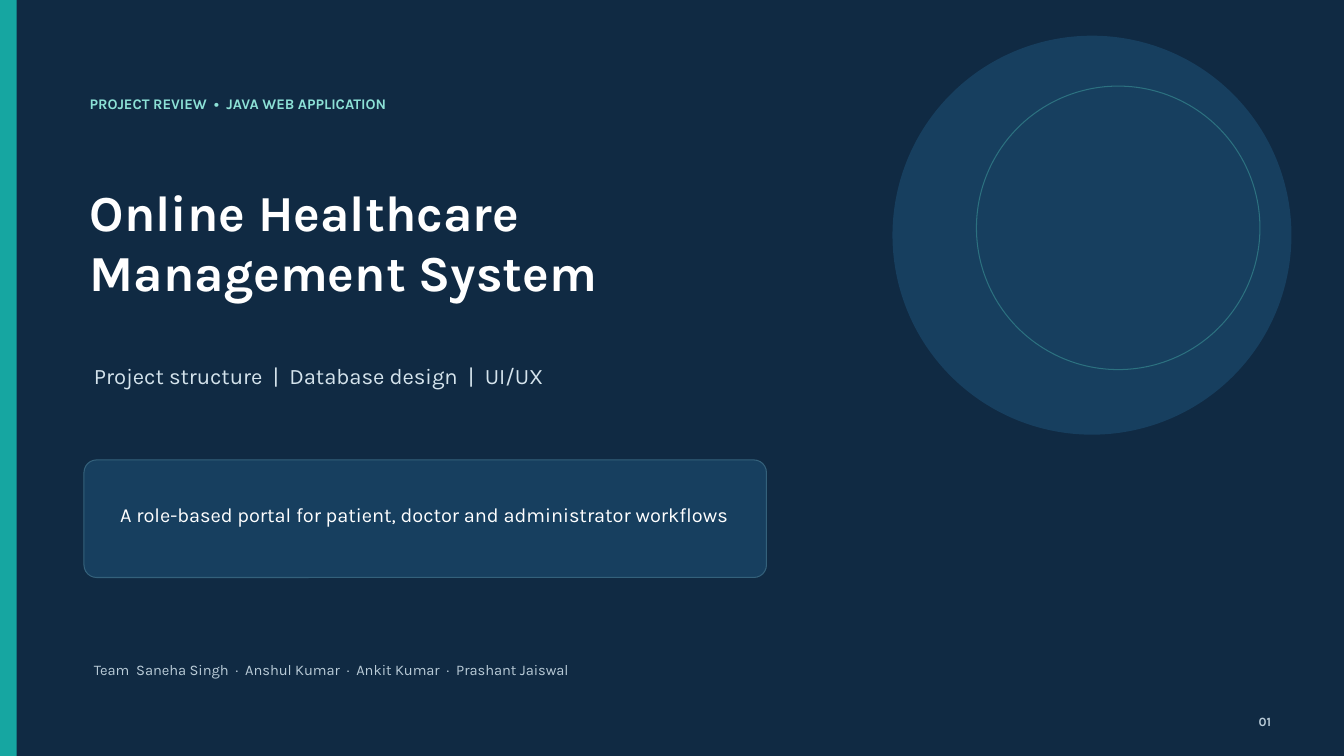
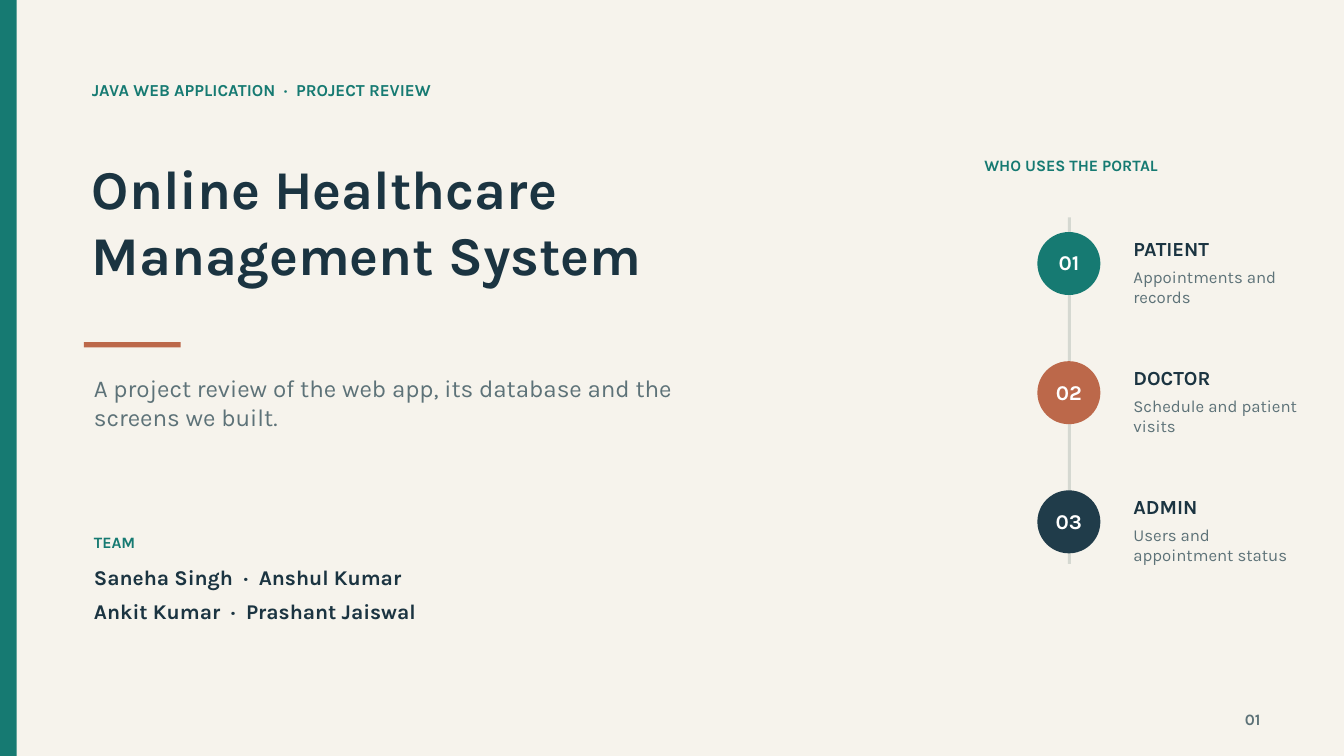
Before and after one commit to sanehasingh01/Online-Healthcare-Management-System, a slide deck: slide 1 of docs/Healthcare-Management-Project-Review.pptx. Drawn at 1344x756 pixels with LibreOffice and Linux fonts; fonts in the diff are those of the drawing. Boxes give left, top, right and bottom in pixels: in the first picture for what was removed or moved away, otherwise in the second. Text is boxed around its words. In the diff, an @@ line names an element or a change of style, - is before the commit and + after.

Commit message:
Redesign healthcare project review deck

```diff
--- a/docs/Healthcare-Management-Project-Review.pptx
+++ b/docs/Healthcare-Management-Project-Review.pptx
@@ background #102A43 to #F6F3EC @@
@@ rectangle at [0,0,17,756]: fill #16A6A1 to #167A72 @@
@@ ellipse removed at [892,35,1292,435] @@
@@ text at [92,85,431,97]: text changed; size 10.5 to 12 pt; text colour #8CE1D6 to #167A72 @@
-PROJECT REVIEW • JAVA WEB APPLICATION
+JAVA WEB APPLICATION · PROJECT REVIEW
@@ ellipse removed at [977,86,1260,369] @@
@@ text "Online Healthcare": place and size @@
-text "Online Healthcare" at [90,195,597,304]
+text "Online Healthcare" at [92,170,641,288]
@@ text "Online Healthcare" at [92,170,641,288]: size 36 to 39 pt, text colour #FFFFFF to #1B3441; vertical alignment middle to top @@
@@ text added at [984,160,1158,172], 11.2 pt, text #167A72, bold @@
+WHO USES THE PORTAL
@@ rounded rectangle added at [1037,232,1100,294], fill #167A72 @@
@@ rectangle added at [1068,218,1071,565], fill #D5D8D1 @@
@@ text added at [1059,256,1080,271], 15 pt, text #FFFFFF, bold @@
+01
@@ text added at [1133,243,1209,256], 14.2 pt, text #1B3441, bold @@
+PATIENT
@@ text added at [1133,271,1276,303], 12 pt, text #5D7278 @@
+Appointments and records
@@ rectangle added at [84,343,180,348], fill #BC684A @@
@@ text removed at [94,368,544,390] @@
-Project structure | Database design | UI/UX
@@ text added at [94,380,672,426], 17.2 pt, text #5D7278 @@
+A project review of the web app, its database and the screens we built.
@@ rounded rectangle added at [1037,361,1100,423], fill #BC684A @@
@@ text added at [1056,386,1082,401], 15 pt, text #FFFFFF, bold @@
+02
@@ text added at [1133,371,1210,386], 14.2 pt, text #1B3441, bold @@
+DOCTOR
@@ text added at [1133,400,1297,432], 12 pt, text #5D7278 @@
+Schedule and patient visits
@@ rounded rectangle removed at [84,460,766,578] @@
@@ rounded rectangle added at [1037,490,1100,553], fill #203C4A @@
@@ text added at [1133,501,1197,514], 14.2 pt, text #1B3441, bold @@
+ADMIN
@@ text added at [94,537,135,548], 11.2 pt, text #167A72, bold @@
+TEAM
@@ text added at [1056,515,1082,530], 15 pt, text #FFFFFF, bold @@
+03
@@ text added at [1133,529,1288,565], 12 pt, text #5D7278 @@
+Users and appointment status
@@ text at [94,570,401,591]: text changed; size 10.5 to 15 pt; text colour #B9CBD7 to #1B3441; bold on @@
-Team Saneha Singh · Anshul Kumar · Ankit Kumar · Prashant Jaiswal
+Saneha Singh · Anshul Kumar
@@ text at [94,604,416,620]: text changed; size 14.2 to 15 pt; text colour #FFFFFF to #1B3441; bold on @@
-A role-based portal for patient, doctor and administrator workflows
+Ankit Kumar · Prashant Jaiswal
@@ text "01" at [1245,714,1261,725]: size 9 to 11.2 pt, text colour #B9CBD7 to #5D7278 @@
```
Also in this commit, not shown: 1 other slide changed, 5 slides added, 5 slides removed, 1 other file.
